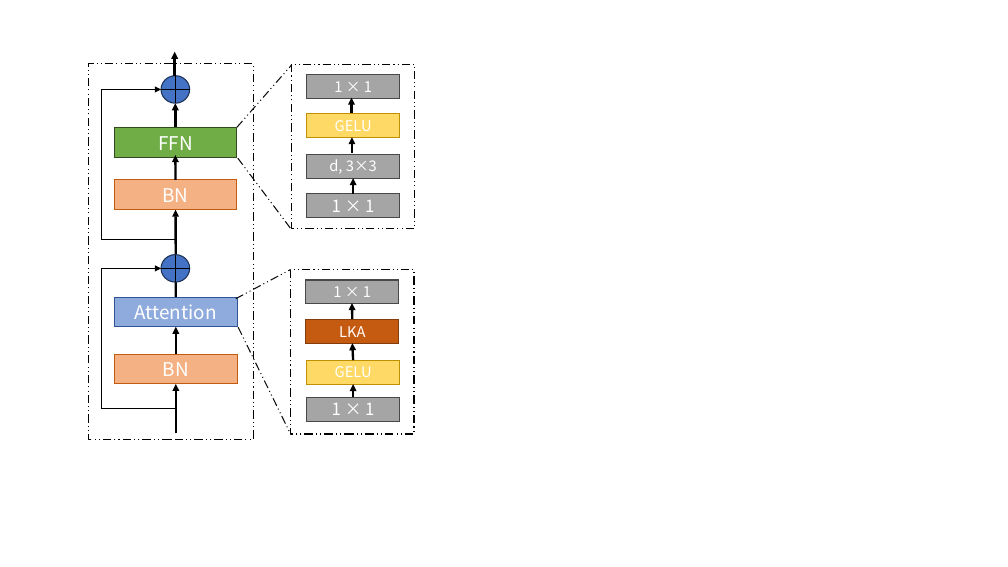
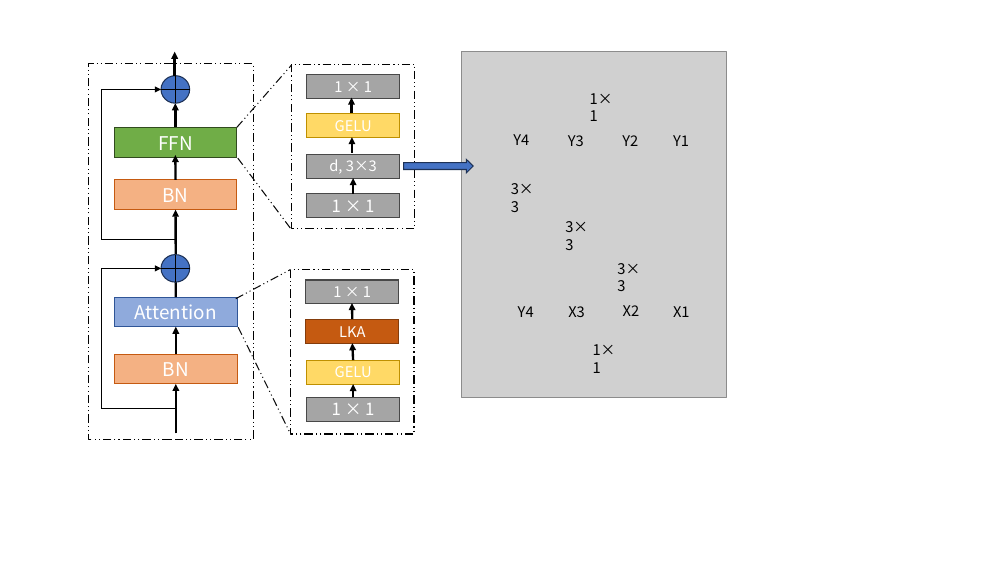
Before and after one commit to Myrrolinz/Deep-Learning-Final, a slide deck: slide 1 of VAN 图.pptx. Drawn at 1008x567 pixels with LibreOffice and Linux fonts; fonts in the diff are those of the drawing; grey boxes stand for pictures. Boxes give left, top, right and bottom in pixels: in the first picture for what was removed or moved away, otherwise in the second. Text is boxed around its words. In the diff, an @@ line names an element or a change of style, - is before the commit and + after.

```diff
--- a/VAN 图.pptx
+++ b/VAN 图.pptx
@@ picture added at (462, 51, 727, 397) @@
@@ text added at (590, 93, 613, 121), 14 pt, text #000000 @@
+1×1
@@ text added at (513, 134, 529, 145), 14 pt, text #000000 @@
+Y4
@@ text added at (568, 135, 584, 146), 14 pt, text #000000 @@
+Y3
@@ text added at (622, 135, 638, 146), 14 pt, text #000000 @@
+Y2
@@ text added at (673, 135, 689, 146), 14 pt, text #000000 @@
+Y1
@@ right arrow added at (404, 160, 473, 173), fill #4472C4, outline #1E3256 1 pt @@
@@ text added at (511, 183, 534, 212), 14 pt, text #000000 @@
+3×3
@@ text added at (565, 221, 588, 250), 14 pt, text #000000 @@
+3×3
@@ text added at (617, 263, 640, 291), 14 pt, text #000000 @@
+3×3
@@ text added at (518, 306, 534, 317), 14 pt, text #000000 @@
+Y4
@@ text added at (568, 306, 585, 317), 14 pt, text #000000 @@
+X3
@@ text added at (623, 305, 640, 316), 14 pt, text #000000 @@
+X2
@@ text added at (673, 306, 690, 317), 14 pt, text #000000 @@
+X1
@@ text added at (593, 344, 616, 373), 14 pt, text #000000 @@
+1×1
```
Also in this commit, not shown: 3 other files.
